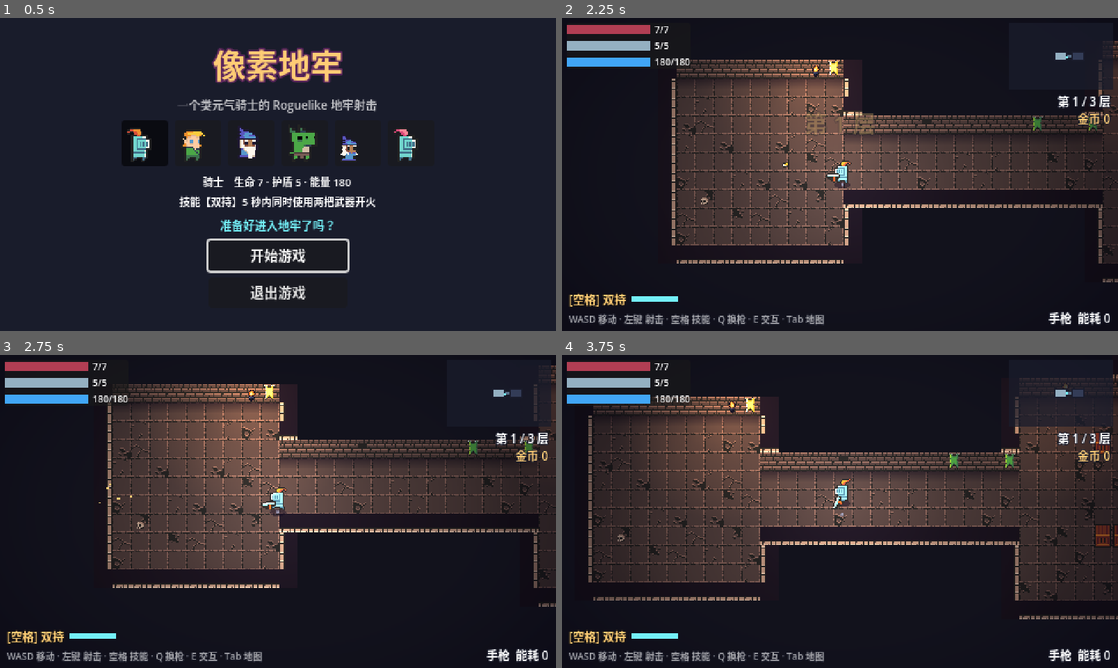
Above: before the commit, frames 1-4 (two rows, left to right).
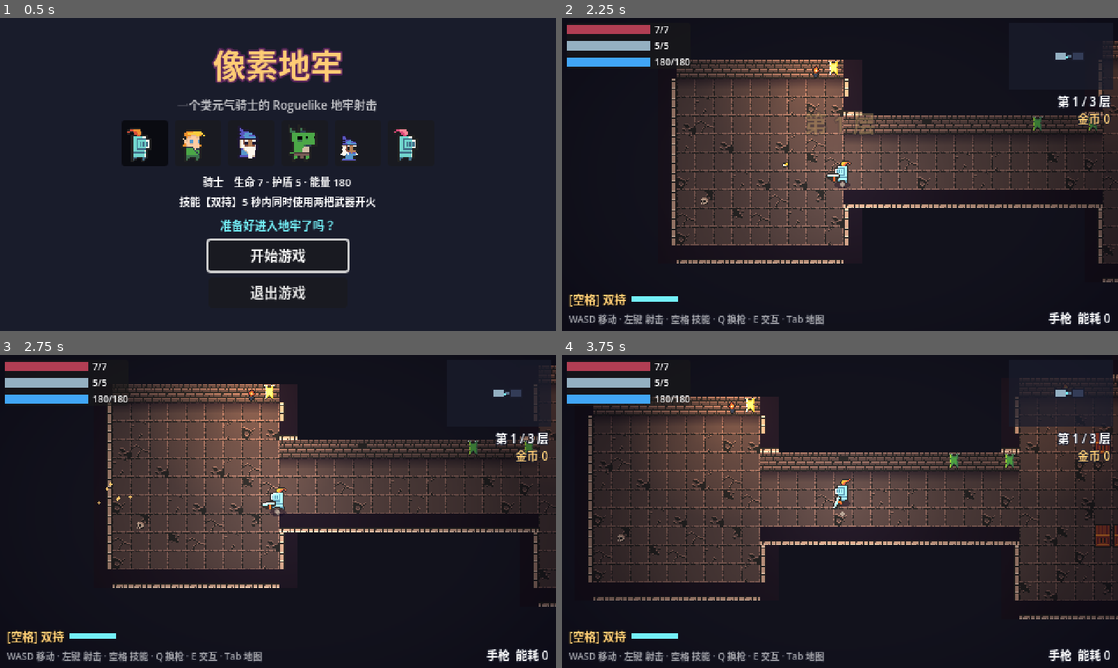
Above: after the commit, the same moments.

Repository: brondon1/game
Game: Godot game, scene res://ui/main_menu.tscn
Two runs of this game, one before a commit and one after it. Both use one fixed random seed, a clock stepped at 60 frames per second and the inputs below.
Inputs (mouse positions are in pixels of both pictures, inside the frame that each line leads up to):
- Up to frame 1 (0.5 s): no input
- Up to frame 2 (2.25 s): click "开始游戏" at 0.5 s; tap Enter at 1.25 s; move the mouse to (962, 158) at 1.27 s; hold D (move_right) 1.28-2.03 s; hold E (interact) 1.28-2.03 s; move the mouse to (728, 190) at 2.02 s; hold S (move_down) from 2.03 s (still down); click (728, 190) at 2.1 s
- Up to frame 3 (2.75 s): keep holding S (move_down)
- Up to frame 4 (3.75 s): move the mouse to (895, 442) at 2.77 s; release S (move_down) at 2.78 s; hold D (move_right) 2.78-3.53 s; hold Q (switch_weapon) 2.78-3.53 s; move the mouse to (812, 574) at 3.52 s; hold W (move_up) from 3.53 s (still down); tap E (interact) at 3.6 s

Frame 1 is identical in both runs. In frame 2, less than 0.1% of the frame differs, in the area x 45-51%, y 15-54%; in frame 3, less than 0.1%; in frame 4, less than 0.1%, in the area x 29-91%, y 8-52%.

Commit message:
按 0x72 素材包风格重画特效
- 爆炸、刀光、冲击波圆环、传送门旋涡都改成像素逐帧动画，替换原来用代码画的平滑图形
- 伤害飘字改成像素数字；命中火花和脚步扬尘改用像素粒子贴图
- 重画枪口火光、火把、炸弹、能量水晶、强化星星、炮塔
- 炸弹预警圈改成带深色描边的红色虚线加半透明填充，不受光照影响，在地板上更醒目
  （原来的层级设成了 -1，会被地板盖住）

Diff:
--- a/common/damage_number.gd
+++ b/common/damage_number.gd
@@ -1,21 +1,29 @@
 class_name DamageNumber
-extends Label
-## 飘字：敌人受伤时在头顶弹出伤害数字，往上飘并淡出。
+extends Node2D
+## 飘字：敌人受伤时在头顶弹出像素数字，往上飘并淡出。数字贴图 digits.png 是 0~9 横向排列。
+
+const DIGITS := preload("res://assets/sprites/digits.png")
+const DIGIT_WIDTH := 5
+const SPACING := 4 # 相邻数字共用一列描边，看起来更紧凑
 
 
 static func spawn(parent: Node, pos: Vector2, amount: int, color := Color.WHITE) -> void:
 	var number := DamageNumber.new()
-	number.text = str(amount)
-	number.add_theme_font_size_override("font_size", 8)
-	number.add_theme_color_override("font_color", color)
-	number.add_theme_color_override("font_outline_color", Color("181425"))
-	number.add_theme_constant_override("outline_size", 3)
-	number.horizontal_alignment = HORIZONTAL_ALIGNMENT_CENTER
-	number.size = Vector2(30, 12)
-	number.position = pos + Vector2(-15 + randf_range(-4, 4), -24)
+	var text := str(amount)
+	var start_x := -(text.length() - 1) * SPACING / 2.0
+	for i in text.length():
+		var digit := Sprite2D.new()
+		digit.texture = DIGITS
+		digit.hframes = 10
+		digit.frame = int(text[i])
+		digit.position = Vector2(start_x + i * SPACING, 0)
+		number.add_child(digit)
+	number.modulate = color
+	number.position = pos + Vector2(randf_range(-4, 4), -22)
 	number.z_index = 20
-	number.mouse_filter = Control.MOUSE_FILTER_IGNORE
 	number.material = preload("res://common/unshaded.tres")
+	for child in number.get_children():
+		child.use_parent_material = true
 	parent.add_child(number)
 
 
--- a/common/explosion.gd
+++ b/common/explosion.gd
@@ -1,9 +1,14 @@
 class_name Explosion
 extends Node2D
-## 爆炸：对范围内的目标造成伤害（玩家的爆炸也能炸碎木箱），带火光、闪光和震屏。
+## 爆炸：对范围内的目标造成伤害（玩家的爆炸也能炸碎木箱），播放 6 帧像素爆炸动画，带闪光和震屏。
+
+const TEXTURE := preload("res://assets/sprites/explosion.png")
+const FRAMES := 6
+## 动画贴图里火球最大时的半径（像素），用来按实际爆炸半径缩放
+const TEXTURE_RADIUS := 28.0
+const DURATION := 0.42
 
 var radius := 36.0
-var _t := 0.0
 
 
 static func spawn(parent: Node, pos: Vector2, p_radius: float, damage: int, team: Bullet.Team) -> void:
@@ -32,11 +37,15 @@
 
 func _ready() -> void:
 	z_index = 5
-	material = preload("res://common/unshaded.tres")
 	Sound.play(Sound.EXPLOSION)
 	Events.screen_shake.emit(5.0)
-	HitEffect.spawn(get_parent(), position, Color("f77622"), 18, 1.6)
-	HitEffect.spawn(get_parent(), position, Color("fee761"), 10, 1.0)
+	HitEffect.spawn(get_parent(), position, Color("ee8e2e"), 14, 1.6)
+	var sprite := Sprite2D.new()
+	sprite.texture = TEXTURE
+	sprite.hframes = FRAMES
+	sprite.scale = Vector2.ONE * radius / TEXTURE_RADIUS
+	sprite.material = preload("res://common/unshaded.tres")
+	add_child(sprite)
 	var light := PointLight2D.new()
 	light.texture = preload("res://common/light_texture.tres")
 	light.color = Color(1, 0.6, 0.3)
@@ -44,16 +53,6 @@
 	light.energy = 1.6
 	add_child(light)
 	var tween := create_tween().set_parallel()
-	tween.tween_property(self, "_t", 1.0, 0.3)
-	tween.tween_property(light, "energy", 0.0, 0.3)
+	tween.tween_method(func(f: float) -> void: sprite.frame = mini(int(f), FRAMES - 1), 0.0, float(FRAMES), DURATION)
+	tween.tween_property(light, "energy", 0.0, DURATION)
 	tween.chain().tween_callback(queue_free)
-
-
-func _process(_delta: float) -> void:
-	queue_redraw()
-
-
-func _draw() -> void:
-	var r := radius * (0.4 + _t * 0.6)
-	draw_circle(Vector2.ZERO, r, Color(1, 0.55, 0.2, 0.5 * (1.0 - _t)))
-	draw_arc(Vector2.ZERO, r, 0, TAU, 24, Color(1, 0.9, 0.5, 1.0 - _t), 2.0)
--- a/common/hit_effect.gd
+++ b/common/hit_effect.gd
@@ -1,10 +1,14 @@
 class_name HitEffect
 extends CPUParticles2D
-## 一次性的命中火花粒子，播放完自动删除。
+## 一次性的像素火花粒子（白色小十字，按 color 染色），播放完自动删除。
 
 
-## speed 缩放粒子飞出的速度（脚步扬尘用小一点的值）
-static func spawn(parent: Node, pos: Vector2, color: Color, count := 6, speed := 1.0) -> void:
+const SPARK := preload("res://assets/sprites/spark.png")
+const PUFF := preload("res://assets/sprites/puff.png")
+
+
+## speed 缩放粒子飞出的速度；puff 为 true 时用圆形烟尘（脚步扬尘），否则用十字火花
+static func spawn(parent: Node, pos: Vector2, color: Color, count := 6, speed := 1.0, puff := false) -> void:
 	var fx := HitEffect.new()
 	fx.one_shot = true
 	fx.emitting = false
@@ -17,8 +21,9 @@
 	fx.initial_velocity_max = 90.0 * speed
 	fx.damping_min = 100.0
 	fx.damping_max = 150.0
-	fx.scale_amount_min = 1.5
-	fx.scale_amount_max = 2.5
+	fx.texture = PUFF if puff else SPARK
+	fx.scale_amount_min = 1.0
+	fx.scale_amount_max = 1.0
 	fx.color = color
 	fx.material = preload("res://common/unshaded.tres")
 	fx.position = pos
--- a/common/slash_effect.gd
+++ b/common/slash_effect.gd
@@ -1,10 +1,16 @@
 class_name SlashEffect
 extends Node2D
-## 近战挥砍的刀光：一段扇形弧线，很快淡出后自动删除。
+## 刀光：3 帧像素月牙，朝挥砍方向；扇形接近一整圈时（元素新星、影袭）改用扩散的冲击波圆环。
+
+const SLASH_TEXTURE := preload("res://assets/sprites/slash.png")
+const RING_TEXTURE := preload("res://assets/sprites/ring.png")
+## 贴图里月牙 / 圆环的半径（像素），用来按实际范围缩放
+const SLASH_RADIUS := 22.0
+const RING_RADIUS := 25.0
 
 var radius := 28.0
 var arc := PI * 2.0 / 3.0
-var color := Color("f4f4f4")
+var color := Color.WHITE
 
 
 static func spawn(parent: Node, pos: Vector2, angle: float, p_radius: float, p_arc: float, p_color: Color) -> void:
@@ -19,13 +25,21 @@
 
 func _ready() -> void:
 	z_index = 5
-	material = preload("res://common/unshaded.tres")
-	var tween := create_tween().set_parallel()
-	tween.tween_property(self, "scale", Vector2.ONE * 1.15, 0.15)
-	tween.tween_property(self, "modulate:a", 0.0, 0.15)
-	tween.chain().tween_callback(queue_free)
-
-
-func _draw() -> void:
-	draw_arc(Vector2.ZERO, radius, -arc / 2.0, arc / 2.0, 16, color, 3.0)
-	draw_arc(Vector2.ZERO, radius - 4.0, -arc / 2.5, arc / 2.5, 12, Color(color, 0.5), 2.0)
+	var sprite := Sprite2D.new()
+	sprite.material = preload("res://common/unshaded.tres")
+	sprite.modulate = color
+	var frames := 3
+	if arc >= TAU * 0.7:
+		sprite.texture = RING_TEXTURE
+		frames = 4
+		sprite.scale = Vector2.ONE * radius / RING_RADIUS
+	else:
+		sprite.texture = SLASH_TEXTURE
+		# 贴图里的月牙大约 120°，按实际扇形角度拉伸
+		var k := radius / SLASH_RADIUS
+		sprite.scale = Vector2(k, k * clampf(arc / (TAU / 3.0), 0.45, 1.3))
+	sprite.hframes = frames
+	add_child(sprite)
+	var tween := create_tween()
+	tween.tween_method(func(f: float) -> void: sprite.frame = mini(int(f), frames - 1), 0.0, float(frames), 0.16)
+	tween.tween_callback(queue_free)
--- a/dungeon/portal.gd
+++ b/dungeon/portal.gd
@@ -5,6 +5,7 @@
 signal player_entered
 
 var _used := false
+var _time := 0.0
 
 @onready var sprite: Sprite2D = $Sprite2D
 
@@ -16,7 +17,8 @@
 
 
 func _process(delta: float) -> void:
-	sprite.rotation += 3.0 * delta
+	_time += delta
+	sprite.frame = int(_time * 8.0) % 4 # 换帧转动，像素不会被旋转拉歪
 
 
 func _on_body_entered(body: Node2D) -> void:
--- a/dungeon/portal.tscn
+++ b/dungeon/portal.tscn
@@ -17,6 +17,7 @@
 [node name="Sprite2D" type="Sprite2D" parent="."]
 material = ExtResource("4_unshaded")
 texture = ExtResource("2_tex")
+hframes = 4
 
 [node name="PointLight2D" type="PointLight2D" parent="."]
 color = Color(0.45, 0.8, 1, 1)
--- a/enemies/bomb.gd
+++ b/enemies/bomb.gd
@@ -1,6 +1,10 @@
 class_name Bomb
 extends Node2D
-## 抛出的炸弹：沿抛物线飞向落点，落点显示越来越大的红色预警圈，落地后爆炸（只伤害玩家）。
+## 抛出的炸弹：沿抛物线飞向落点，落点显示闪烁的红色预警圈，落地后爆炸（只伤害玩家）。
+
+const RING_TEXTURE := preload("res://assets/sprites/bomb_ring.png")
+## 预警圈贴图的半径（像素）
+const RING_RADIUS := 28.0
 
 @export var flight_time := 0.9
 @export var radius := 28.0
@@ -10,6 +14,7 @@
 var _from := Vector2.ZERO
 var _to := Vector2.ZERO
 var _t := 0.0
+var _ring: Sprite2D
 
 @onready var sprite: Sprite2D = $Sprite2D
 
@@ -22,6 +27,13 @@
 
 func _ready() -> void:
 	BlobShadow.add_to(self, 0.6)
+	_ring = Sprite2D.new()
+	_ring.texture = RING_TEXTURE
+	_ring.scale = Vector2.ONE * radius / RING_RADIUS
+	_ring.top_level = true # 预警圈固定在落点，不跟着炸弹飞
+	_ring.material = preload("res://common/unshaded.tres") # 不受光照影响，暗处也看得清
+	add_child(_ring)
+	_ring.global_position = _to
 
 
 func _process(delta: float) -> void:
@@ -29,14 +41,7 @@
 	position = _from.lerp(_to, _t)
 	sprite.position.y = -8.0 - sin(_t * PI) * arc_height
 	sprite.rotation += delta * 10.0
-	queue_redraw()
+	_ring.modulate.a = 0.8 + 0.2 * sin(_t * 30.0) # 闪烁提醒
 	if _t >= 1.0:
 		Explosion.spawn(get_parent(), _to, radius, damage, Bullet.Team.ENEMY)
 		queue_free()
-
-
-func _draw() -> void:
-	var center := _to - position
-	var pulse := 0.6 + 0.4 * sin(_t * 30.0)
-	draw_circle(center, radius * _t, Color(0.9, 0.2, 0.25, 0.18 * pulse))
-	draw_arc(center, radius, 0.0, TAU, 24, Color(0.95, 0.25, 0.3, 0.7 * pulse), 1.0)
--- a/player/player.gd
+++ b/player/player.gd
@@ -91,7 +91,7 @@
 		_dust_timer -= delta
 		if _dust_timer <= 0.0:
 			_dust_timer = 0.22
-			HitEffect.spawn(get_parent(), global_position, Color(0.7, 0.72, 0.85, 0.45), 3, 0.3)
+			HitEffect.spawn(get_parent(), global_position, Color(0.85, 0.8, 0.75, 0.5), 2, 0.3, true)
 
 
 func _unhandled_input(event: InputEvent) -> void:
Binary file changed: assets/sprites/bomb.png
Binary file added: assets/sprites/bomb_ring.png
Not shown, added: assets/sprites/bomb_ring.png.import
Binary file changed: assets/sprites/buff_star.png
Binary file added: assets/sprites/digits.png
Not shown, added: assets/sprites/digits.png.import
Binary file changed: assets/sprites/energy.png
Binary file added: assets/sprites/explosion.png
Not shown, added: assets/sprites/explosion.png.import
Binary file changed: assets/sprites/muzzle_flash.png
Binary file changed: assets/sprites/portal.png
Binary file added: assets/sprites/puff.png
(and 10 more such lines)
